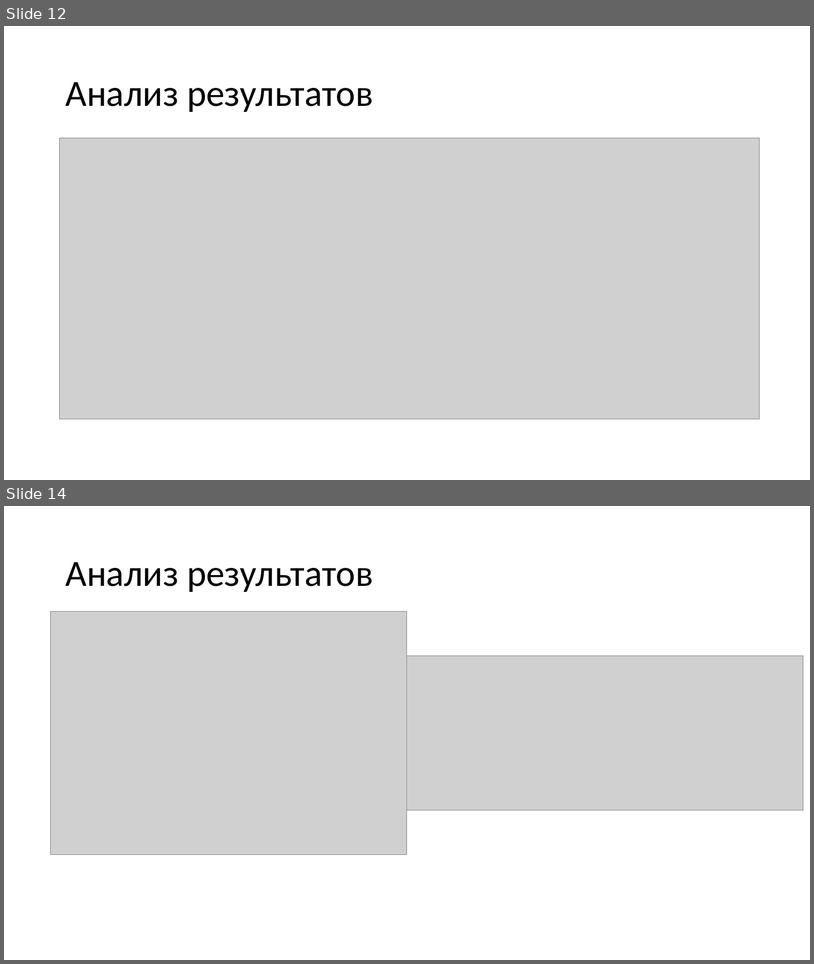
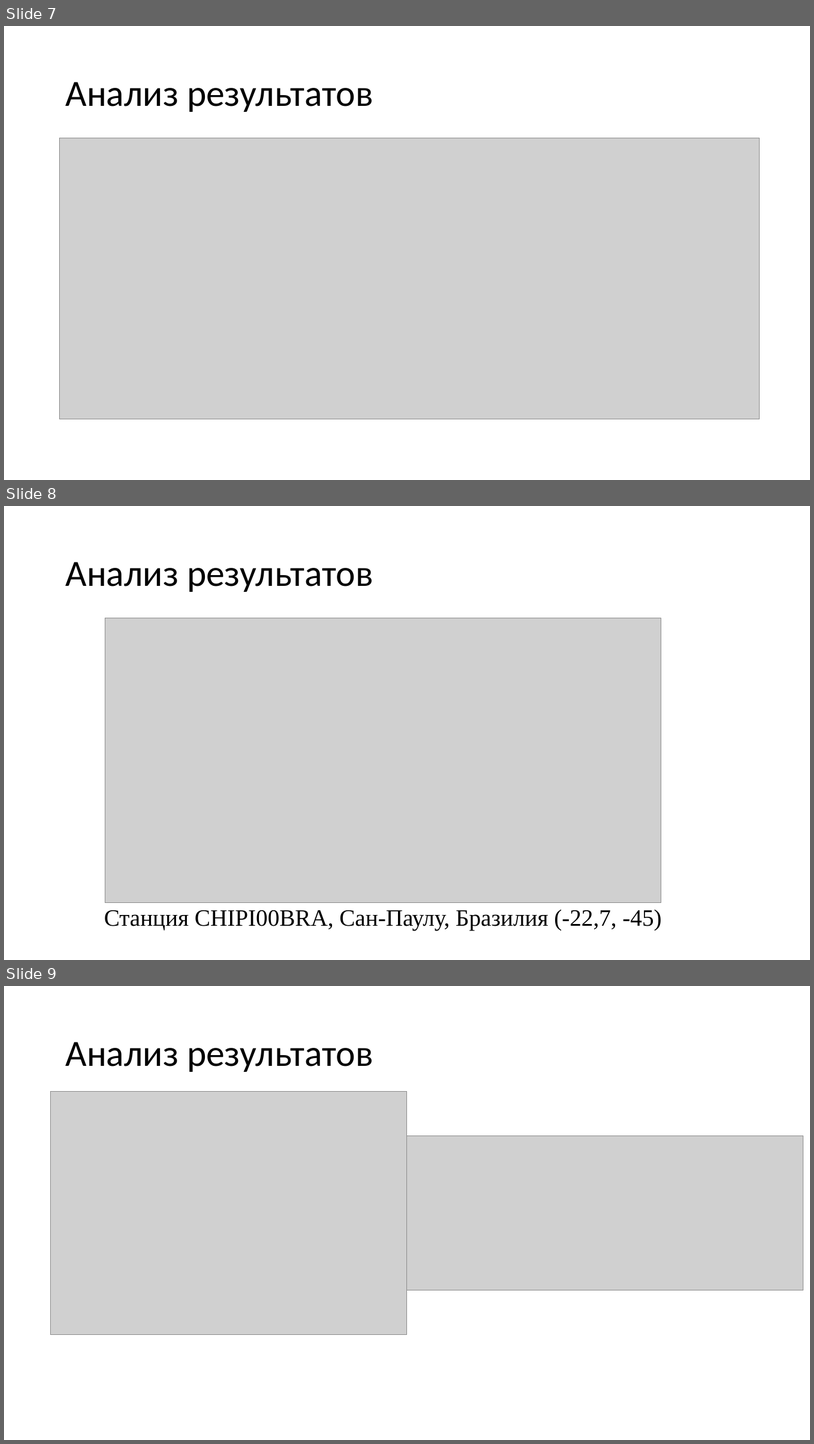
Before and after one commit to SaraFarron/------, a slide deck: Исследование алгоритма вычисления ионосферной поправки для системы Galileo.pptx. Shown one above the other, each under a label of ours: slides 12 and 14 before the commit, slides 7, 8 and 9 after it; the slides between them are not shown. The pictures are 814x964 and 814x1444 pixels, drawn with LibreOffice and Linux fonts; fonts in the diff are those of the drawing; grey boxes stand for pictures. Boxes give left, top, right and bottom in pixels: in the first picture for what was removed or moved away, otherwise in the second. Text is boxed around its words. In the diff, an @@ line names an element or a change of style, - is before the commit and + after.

```diff
--- a/Исследование алгоритма вычисления ионосферной поправки для системы Galileo.pptx
+++ b/Исследование алгоритма вычисления ионосферной поправки для системы Galileo.pptx
@@ slide 8 added at (4, 506, 810, 960), background #FFFFFF @@
@@ title added at (65, 562, 374, 592), 44 pt, text #000000 @@
+Анализ результатов
@@ picture added at (105, 618, 662, 902) @@
@@ text added at (104, 909, 662, 930), 28 pt, text #000000 @@
+Станция CHIPI00BRA, Сан-Паулу, Бразилия (-22,7, -45)
@@ what was slide 12 is now slide 7 @@
@@ what was slide 14 is now slide 9 @@
```
Also in this commit, not shown: 6 slides changed, 4 other slides added, 7 slides removed, 7 other files.
